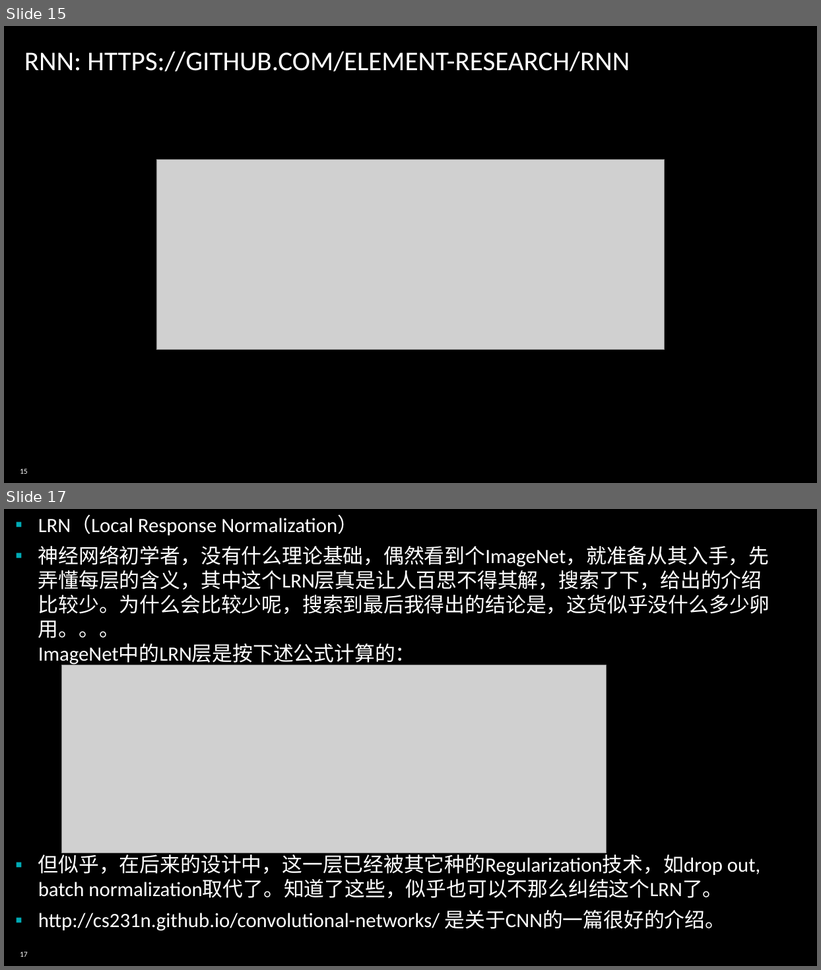
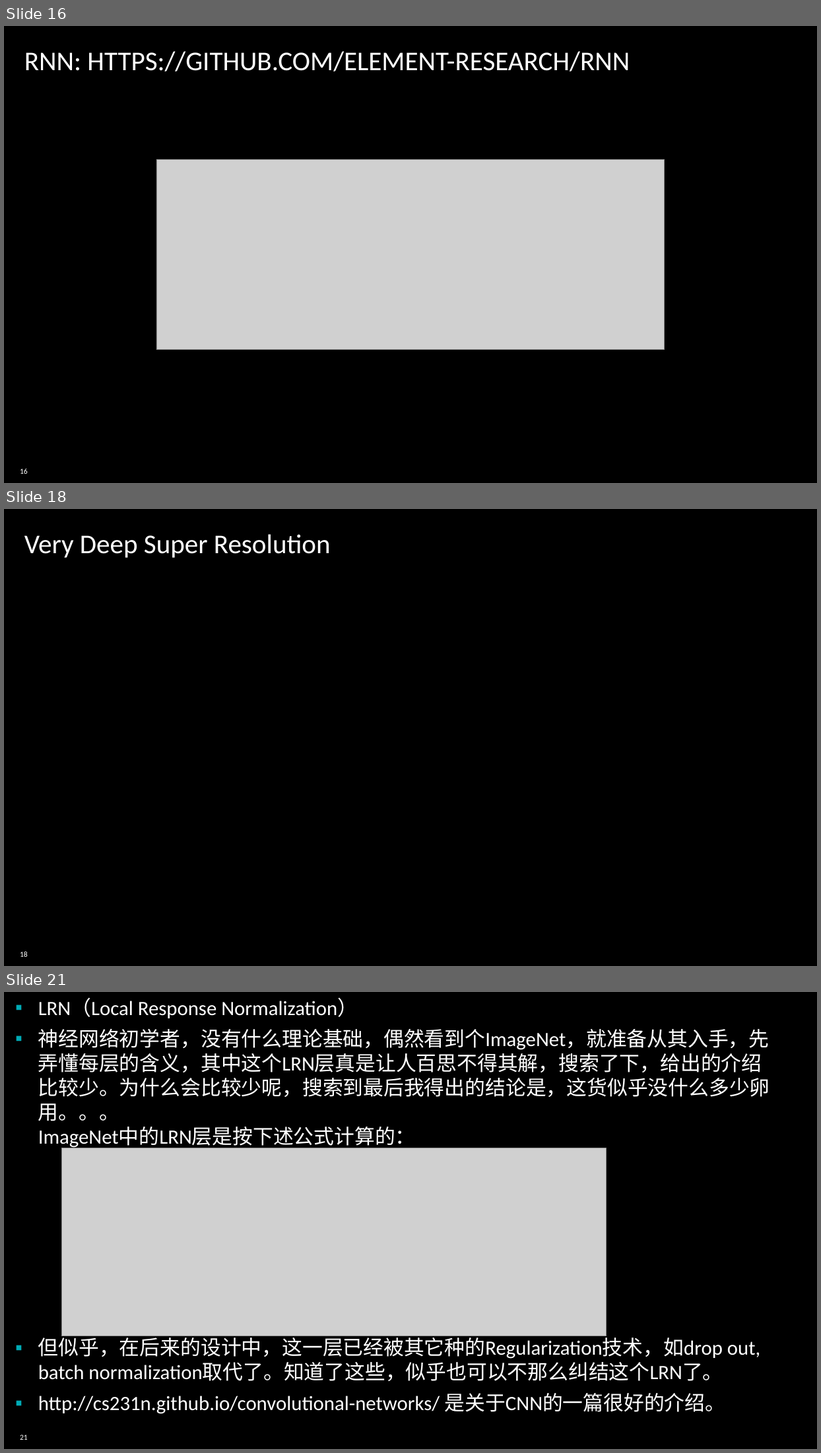
Before and after one commit to fsword73/Study-Networks-of-Deep-Learning-, a slide deck: Deep Learning Networks.pptx. Shown one above the other, each under a label of ours: slides 15 and 17 before the commit, slides 16, 18 and 21 after it; the slides between them are not shown. The pictures are 821x970 and 821x1453 pixels, drawn with LibreOffice and Linux fonts; fonts in the diff are those of the drawing; grey boxes stand for pictures; background and template pictures are left out. Boxes give left, top, right and bottom in pixels: in the first picture for what was removed or moved away, otherwise in the second. Text is boxed around its words. In the diff, an @@ line names an element or a change of style, - is before the commit and + after.

```diff
--- a/Deep Learning Networks.pptx
+++ b/Deep Learning Networks.pptx
@@ slide 18 added at (x1=4, y1=509, x2=817, y2=966), background picture (left out); not listed: 1 template element that a slide beside it also shows @@
@@ title added at (x1=24, y1=534, x2=331, y2=558), 32 pt, text #FFFFFF @@
+Very Deep Super Resolution
@@ what was slide 15 is now slide 16 @@
@@ page number at (x1=20, y1=469, x2=28, y2=474): text changed @@
-15
+16
@@ what was slide 17 is now slide 21 @@
@@ page number at (x1=20, y1=1435, x2=28, y2=1440): text changed @@
-17
+21
```
Also in this commit, not shown: 1 slide changed, 3 other slides added.
